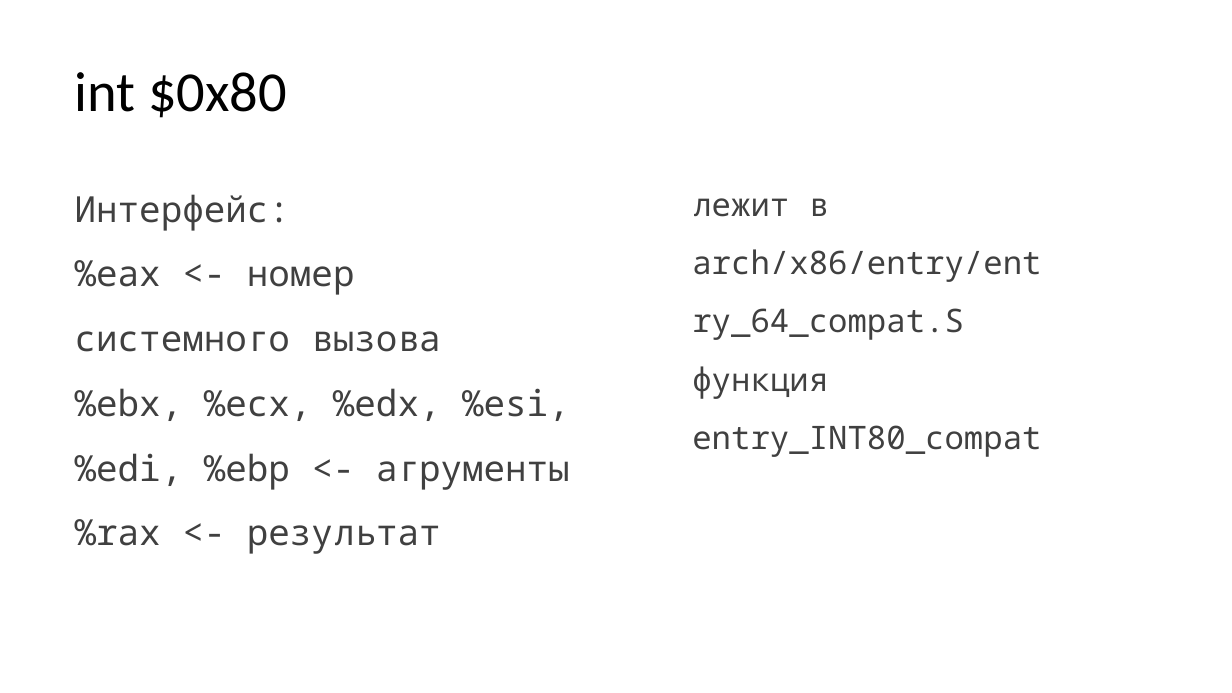
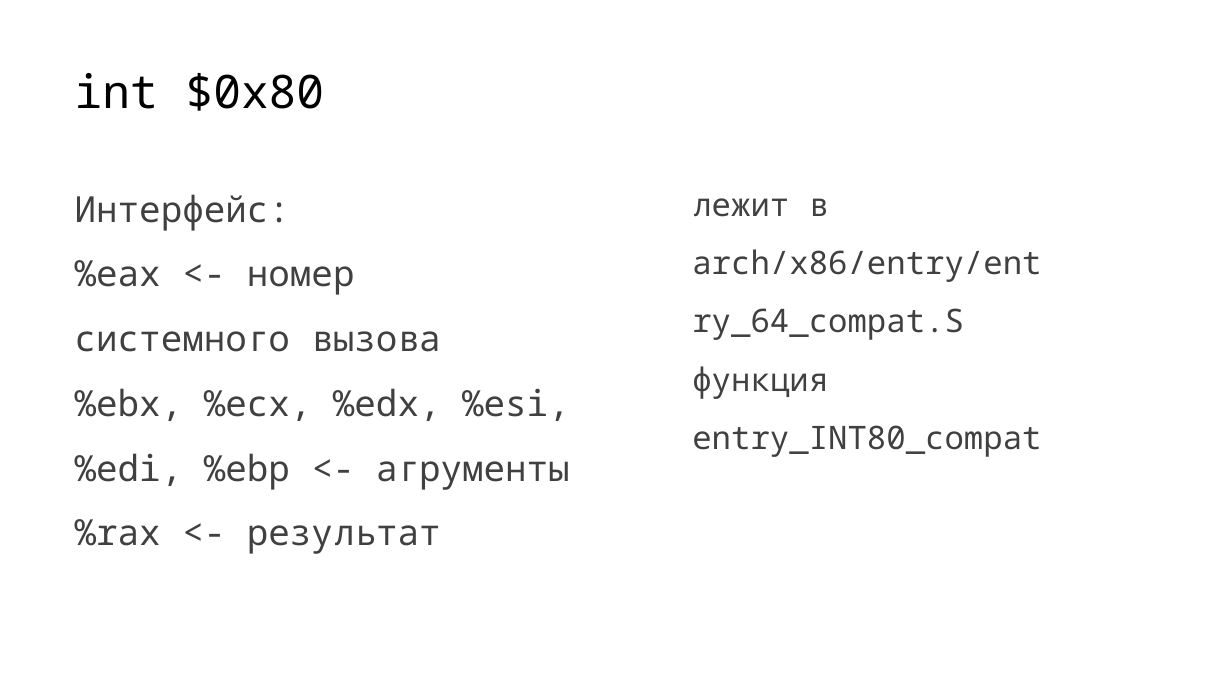
Before and after one commit to w1jtoo/assembler-syscall-paper, a slide deck: slide 6 of Выполнение системных вызовов в 64.pptx. Drawn at 1232x693 pixels with LibreOffice and Linux fonts; fonts in the diff are those of the drawing. Boxes give left, top, right and bottom in pixels: in the first picture for what was removed or moved away, otherwise in the second. Text is boxed around its words. In the diff, an @@ line names an element or a change of style, - is before the commit and + after.

```diff
--- a/Выполнение системных вызовов в 64.pptx
+++ b/Выполнение системных вызовов в 64.pptx
@@ title "int $0x80" at [75,73,325,111]: size 44 to 36 pt, font Calibri to Noto Sans Mono @@
```
Also in this commit, not shown: 5 other slides changed, 1 other file.
